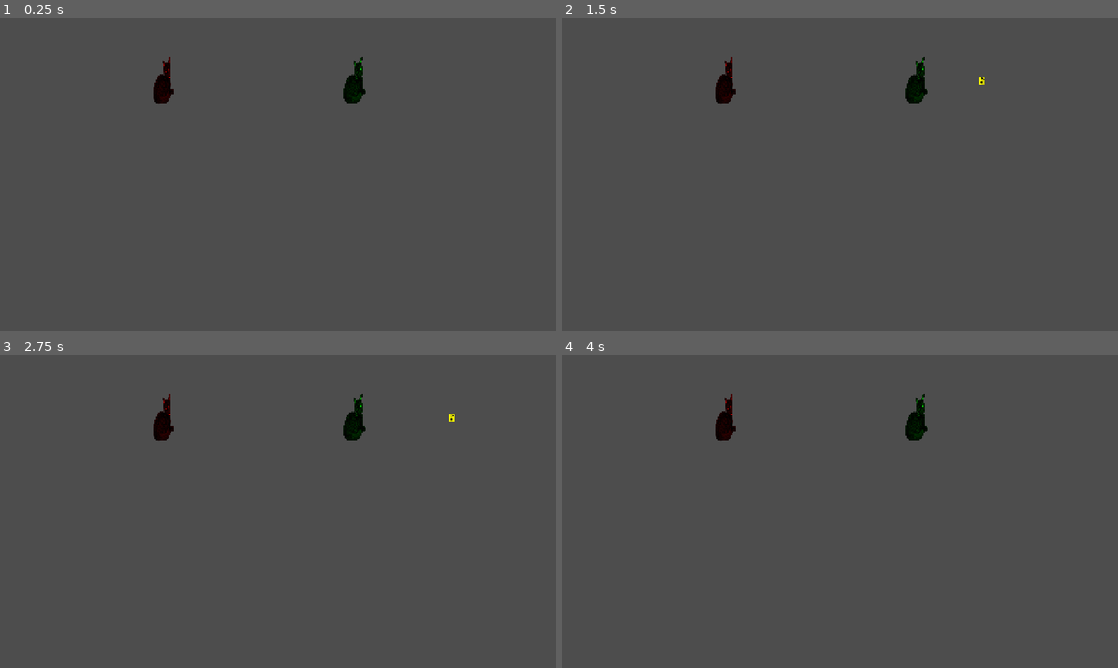
Above: before the commit, frames 1-4 (two rows, left to right).
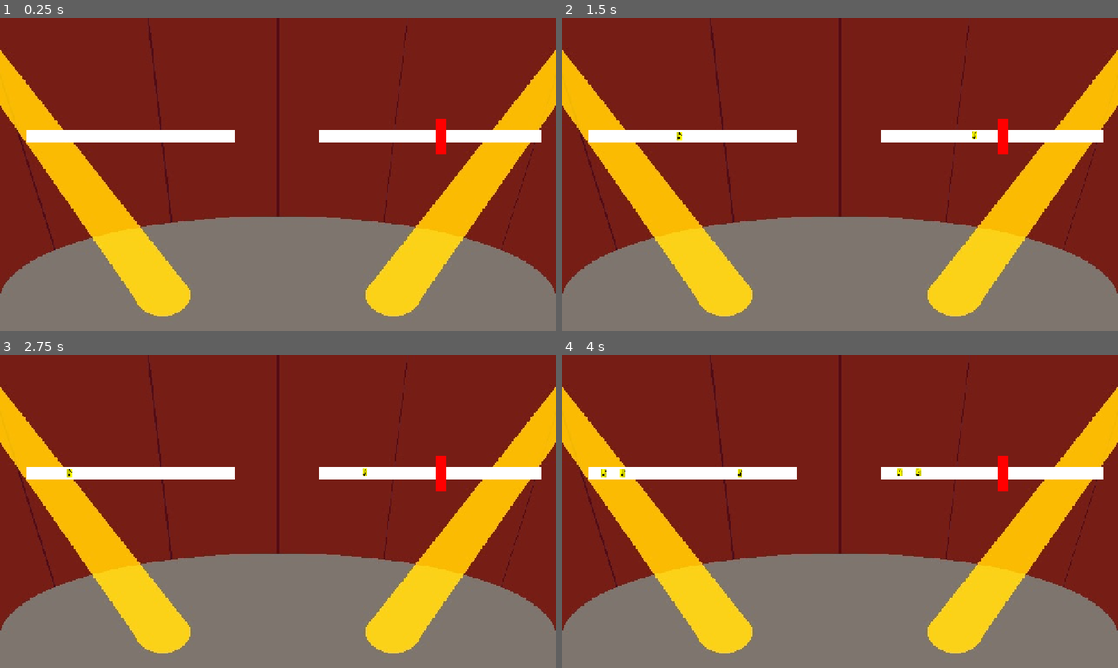
Above: after the commit, the same moments.

Repository: CAHSI-Game-Studios/CGS-project
Game: Godot game, scene res://games/gameB/scenes/GameBScene.tscn
Two runs of this game, one before a commit and one after it. Both use one fixed random seed, a clock stepped at 60 frames per second and the inputs below. This scene is started directly instead of the project's main scene.
Inputs (mouse positions are in pixels of both pictures, inside the frame that each line leads up to):
- Up to frame 1 (0.25 s): no input
- Up to frame 2 (1.5 s): tap Enter (ui_accept) at 0.5, 0.77 s; move the mouse to (962, 158) at 0.52 s; hold D (move_right) 0.53-1.28 s; hold T (open_terminal) 0.53-1.28 s; click (962, 158) at 0.67 s; move the mouse to (728, 190) at 1.27 s; hold S (move_down) from 1.28 s (still down); tap T (open_terminal) at 1.35 s
- Up to frame 3 (2.75 s): tap Enter (ui_accept) at 1.52, 2 s; move the mouse to (333, 442) at 2.02 s; release S (move_down) at 2.03 s; hold D (move_right) from 2.03 s (still down); hold T (open_terminal) from 2.03 s (still down)
- Up to frame 4 (4 s): move the mouse to (812, 574) at 2.77 s; release D (move_right) at 2.78 s; release T (open_terminal) at 2.78 s; hold W (move_up) 2.78-3.53 s; tap T (open_terminal) at 2.85 s; click (812, 574) at 2.92 s; tap Enter (ui_accept) at 3.02, 3.77 s; move the mouse to (1006, 558) at 3.52 s; hold A (move_left) from 3.53 s (still down); hold T (open_terminal) from 3.53 s (still down)

The runs differ from the first frame. In frame 1, 100% of the frame differs, in the area x 0-100%, y 0-100%; in frame 2, 100%; in frame 3, 100%; in frame 4, 100%.

Commit message:
Made game_b_scene instance CollisionDemo
On game_b_scene start, game will instantiate the CollisionDemo scene, set variables, and connect signals.

Diff:
--- a/src/games/gameB/scripts/game_b_scene.gd
+++ b/src/games/gameB/scripts/game_b_scene.gd
@@ -3,6 +3,7 @@
 #notes are moving icons, that indicate the key to be pressed
 #they increase your score when you press their respective key at the right time
 @onready var note = preload("res://games/gameB/scenes/Note.tscn")
+@onready var gameplay_scene = preload("res://games/gameB/scenes/CollisionDemo.tscn")
 @onready var minigame_timer = get_node("NoteHandler").get_node("MinigameDuration")
 @onready var note_spawner = get_node("NoteHandler").get_node("NoteSpawner")
 @onready var note_timer = note_spawner.get_node("SpawnTimer")
@@ -11,23 +12,27 @@
 #Score required to pass the minigame
 #Will be determined by checking the score obtained by the enemy AI
 var pass_score =10
-
 #Tells the game to check wether win or lose was achieved
 signal gameplay_B_end
 
 #Determines the frequency at which "notes" spawn
 #Planned to be replaced in the future with preset note layouts
-var note_frequency = 1
+var note_frequency = 400
 
 #Determines the speed at which "notes" travel
-var note_speed = 300
+var note_speed = 200
 
-
+var current_scene
 ## Called when the game is added to the scene tree. Note that _ready is called BEFORE enter.
 func _ready() -> void:
 
 	#temporary boot-up will be replaced with code that does not start the player immediately in the game portion
-	lose_game()
+	current_scene = gameplay_scene.instantiate()
+	current_scene.note_speed = note_speed
+	current_scene.frequency = note_frequency
+	current_scene.connect("gameB_win",win_game)
+	current_scene.connect("gameB_loss",lose_game)
+	add_child(current_scene)
 ## Called every physics frame. _delta is the seconds between each frame.
 func _physics_process(_delta: float) -> void:
 	pass
@@ -64,6 +69,7 @@
 	note_timer.wait_time = note_frequency
 	note_timer.start()
 	score = 20
+	print("LOSE")
 
 
 
@@ -89,6 +95,7 @@
 		gameplay_B_end.emit()
 
 func win_game():
+	print("WIN")
 	#note_speed +=10
 	#Add logic to return to difficulty select scene
 	#Currently only sends the request_exit signal
